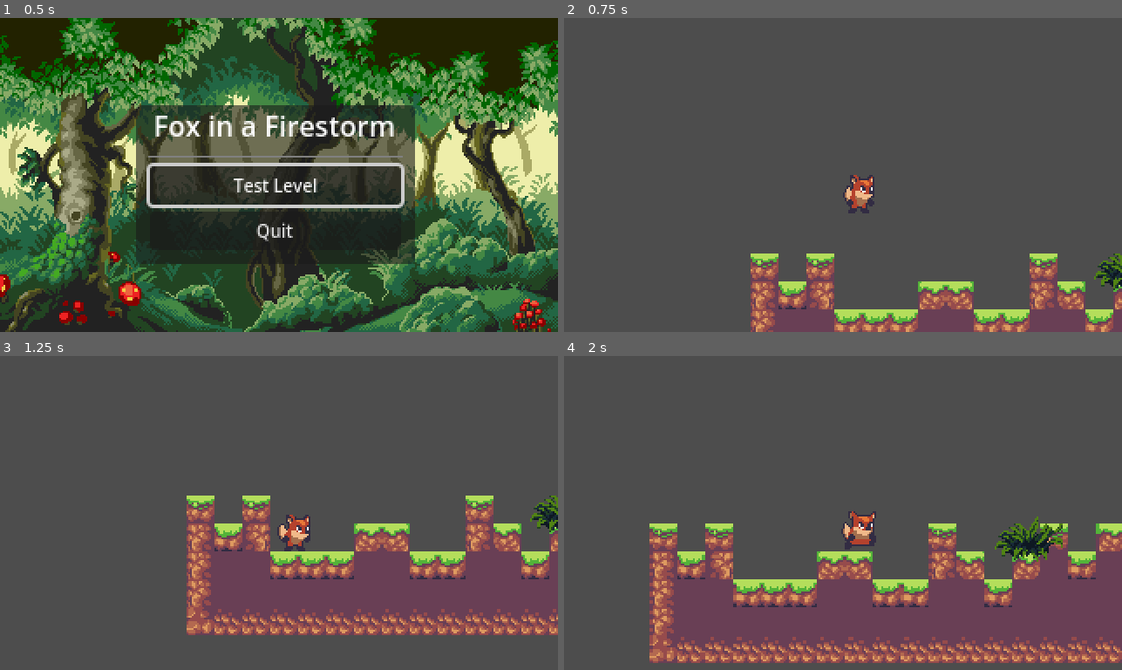
Above: before the commit, frames 1-4 (two rows, left to right).
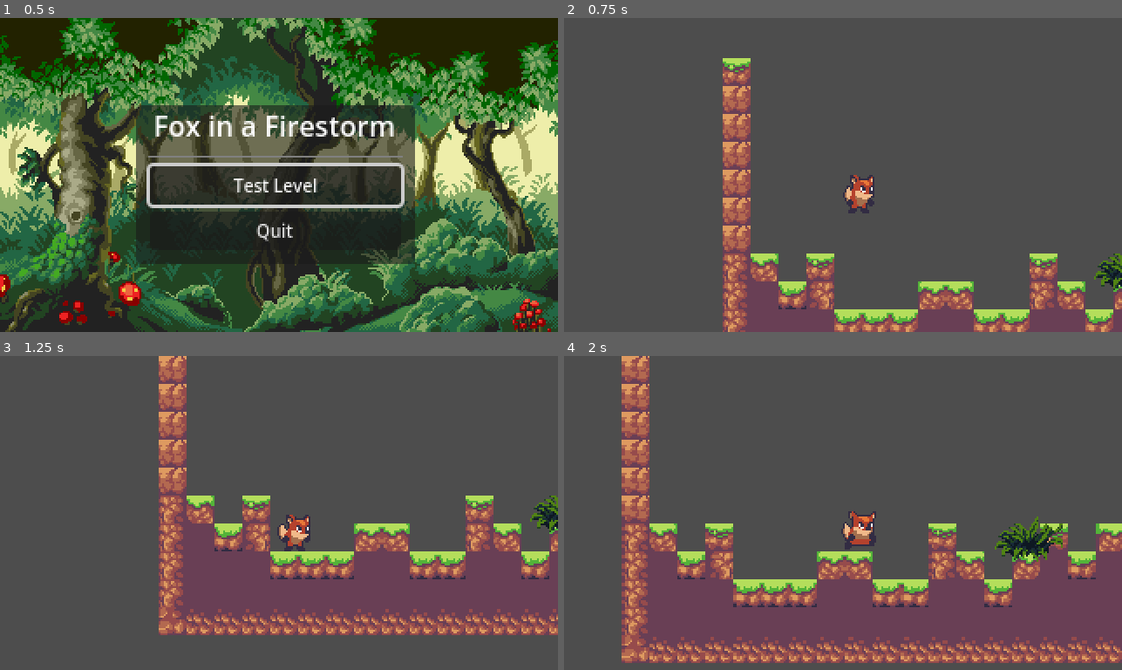
Above: after the commit, the same moments.

Repository: JP-Dhabolt/fox-in-a-firestorm
Game: Godot game, scene res://scenes/levels/Main.tscn
Same seed, same stepped clock (60 frames per second), same inputs: the game is played once before the commit and once after it.
Inputs (mouse positions are in pixels of both pictures, inside the frame that each line leads up to):
- Up to frame 1 (0.5 s): no input
- Up to frame 2 (0.75 s): click "Test Level" at 0.5 s
- Up to frame 3 (1.25 s): no input
- Up to frame 4 (2 s): tap Enter at 1.25 s; move the mouse to (965, 497) at 1.27 s; hold D (move_right) from 1.28 s (still down); hold Shift from 1.28 s (still down); click (965, 497) at 1.42 s; tap Space (jump) at 1.52 s

Frame 1 is identical in both runs. In frame 2, 5.1% of the frame differs, in the area x 28-39%, y 12-100%; in frame 3, 5.8%; in frame 4, 6.3%, in the area x 10-21%, y 0-98%.
Error in both runs: Invalid assignment of property or key 'paused' with value of type 'bool' on a base object of type 'null instance'. (res://scenes/interface/MenuModal/MenuModal.…

Commit message:
Add left barrier

Diff:
--- a/game/scenes/objects/Block.tscn
+++ /dev/null
@@ -1,16 +0,0 @@
-[gd_scene load_steps=3 format=3 uid="uid://dwfuuw8xx8l86"]
-
-[ext_resource type="Texture2D" uid="uid://lhsu8elkg5kg" path="res://sprites/sunnyland_2d_pixel_art_pack/tileset.png" id="1"]
-
-[sub_resource type="RectangleShape2D" id="1"]
-size = Vector2(16, 16)
-
-[node name="Block" type="StaticBody2D"]
-
-[node name="Sprite2D" type="Sprite2D" parent="."]
-texture = ExtResource("1")
-region_enabled = true
-region_rect = Rect2(16, 320, 16, 16)
-
-[node name="CollisionShape2D" type="CollisionShape2D" parent="."]
-shape = SubResource("1")
--- a/game/scenes/objects/Leaves.gd
+++ b/game/scenes/objects/Leaves.gd
@@ -17,6 +17,5 @@
 
 
 func _on_Leaves_body_entered(body: Node):
-	print("On leaves body entered")
 	if body is Player:
 		body.eat()
--- a/game/scenes/systems/TerrainGenerator.gd
+++ b/game/scenes/systems/TerrainGenerator.gd
@@ -25,6 +25,7 @@
 	min_y = ceil(max_y / 3.0)
 	for x in range(min_x, max_x + 5):
 		_place_tile(x)
+	_draw_left_boundary()
 
 	latest_x_drawn = max_x + 5
 
@@ -76,6 +77,10 @@
 	tilemap.set_cells_terrain_connect(0, vectors, 0, 0)
 	_place_objects(x, y_val)
 
+func _draw_left_boundary():
+	var vectors = range(0, max_y).map(func(y): return Vector2i(-1, y))
+	tilemap.set_cells_terrain_connect(0, vectors, 0, 0)
+
 func _place_objects(x: int, y: int):
 	rng.seed = x
 	var spawn_chance = rng.randf()
